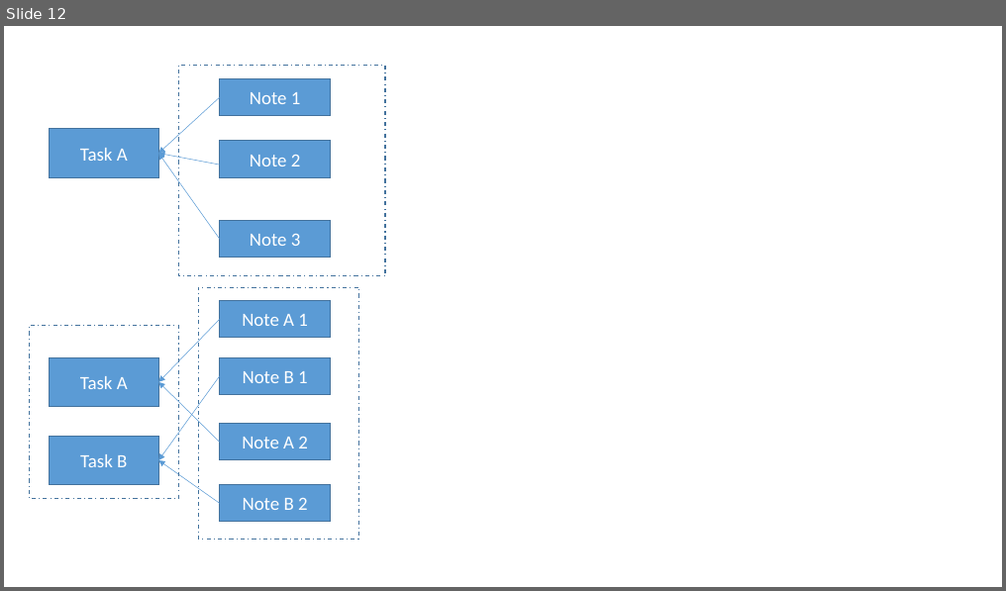
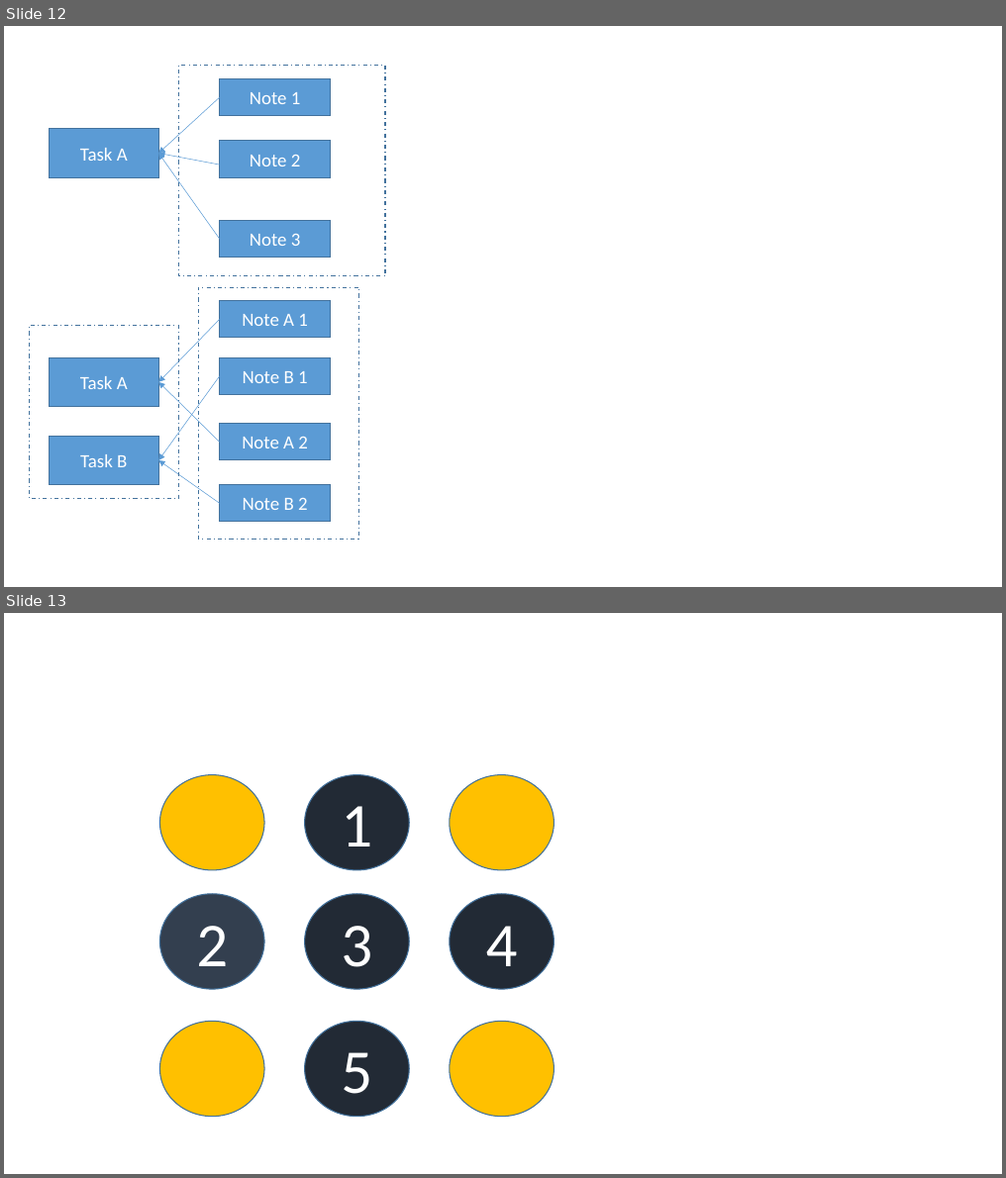
Before and after one commit to mxpang/jerryslide, a slide deck: Jerry.pptx. Shown one above the other, each under a label of ours: slide 12 before the commit, slides 12 and 13 after it. The pictures are 1006x591 and 1006x1178 pixels, drawn with LibreOffice and Linux fonts; fonts in the diff are those of the drawing. Boxes give left, top, right and bottom in pixels: in the first picture for what was removed or moved away, otherwise in the second. Text is boxed around its words. In the diff, an @@ line names an element or a change of style, - is before the commit and + after.

```diff
--- a/Jerry.pptx
+++ b/Jerry.pptx
@@ slide 13 added at box(4, 613, 1002, 1174), background #FFFFFF @@
@@ ellipse added at box(159, 774, 264, 869), fill #FFC000, outline #43739E 1 pt @@
@@ ellipse added at box(305, 774, 410, 869), fill #222A35, outline #43739E 1 pt, 60 pt, text #FFFFFF @@
+1
@@ ellipse added at box(450, 774, 554, 869), fill #FFC000, outline #43739E 1 pt @@
@@ ellipse added at box(159, 894, 264, 989), fill #333F50, outline #43739E 1 pt, 60 pt, text #FFFFFF @@
+2
@@ ellipse added at box(305, 894, 410, 989), fill #222A35, outline #43739E 1 pt, 60 pt, text #FFFFFF @@
+3
@@ ellipse added at box(450, 894, 554, 989), fill #222A35, outline #43739E 1 pt, 60 pt, text #FFFFFF @@
+4
@@ ellipse added at box(159, 1021, 264, 1116), fill #FFC000, outline #43739E 1 pt @@
@@ ellipse added at box(305, 1021, 410, 1116), fill #222A35, outline #43739E 1 pt, 60 pt, text #FFFFFF @@
+5
@@ ellipse added at box(450, 1021, 554, 1116), fill #FFC000, outline #43739E 1 pt @@
```
Also in this commit, not shown: 1 other file.
